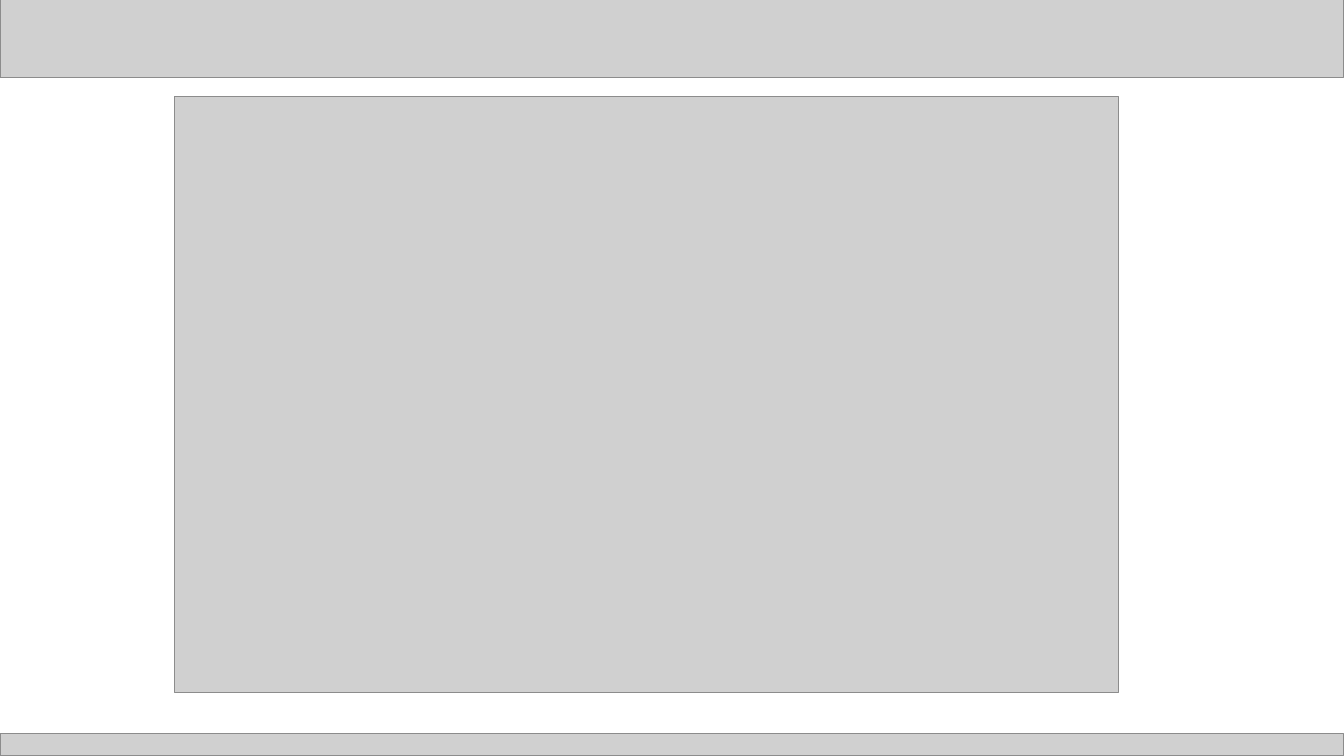
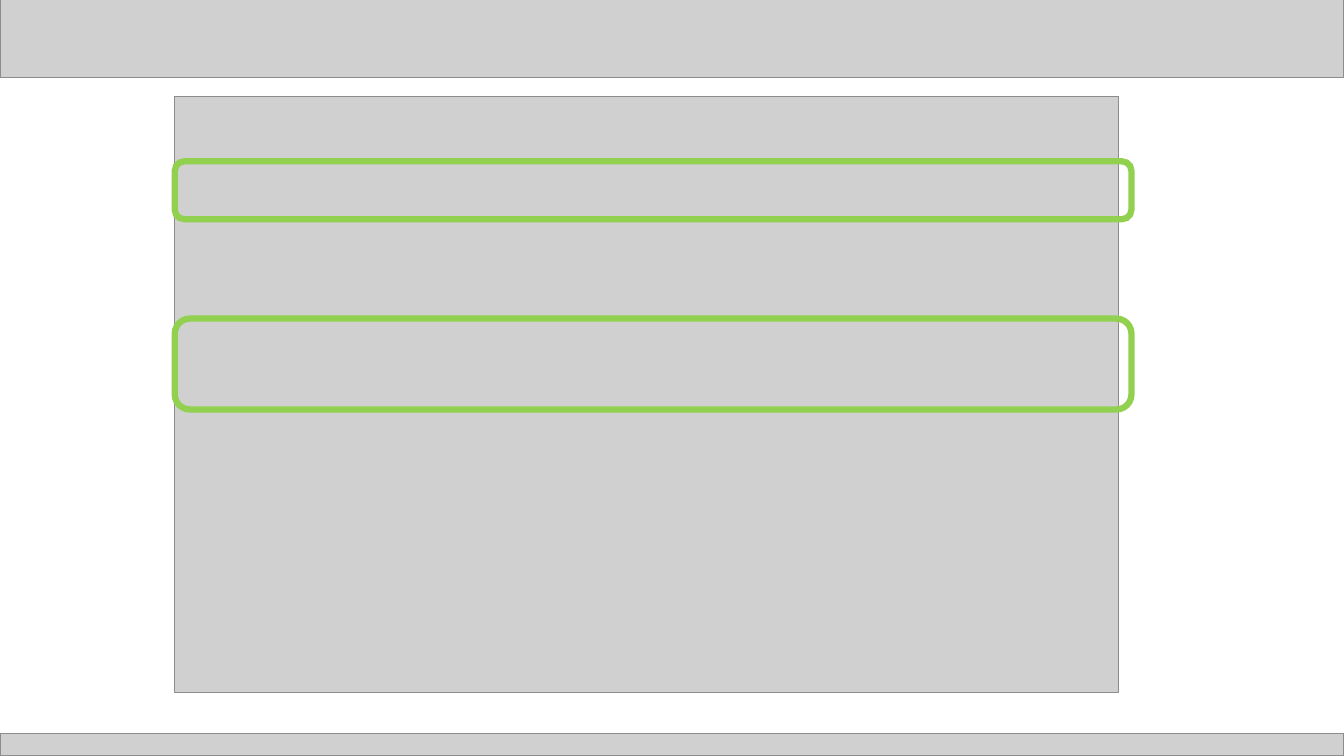
Before and after one commit to lhuangjs/tensotflow-in-action, a slide deck: slide 18 of supports/ppt/chapter7/chapter7.pptx. Drawn at 1344x756 pixels with LibreOffice and Linux fonts; fonts in the diff are those of the drawing; grey boxes stand for pictures. Boxes give left, top, right and bottom in pixels: in the first picture for what was removed or moved away, otherwise in the second. Text is boxed around its words. In the diff, an @@ line names an element or a change of style, - is before the commit and + after.

```diff
--- a/supports/ppt/chapter7/chapter7.pptx
+++ b/supports/ppt/chapter7/chapter7.pptx
@@ rounded rectangle added at <box>174,161,1131,219</box>, outline #92D050 4.5 pt @@
@@ rounded rectangle added at <box>174,319,1131,409</box>, outline #92D050 4.5 pt @@
```
Also in this commit, not shown: 6 other slides changed, 2 slides added, 1 slide removed, 16 other files.
